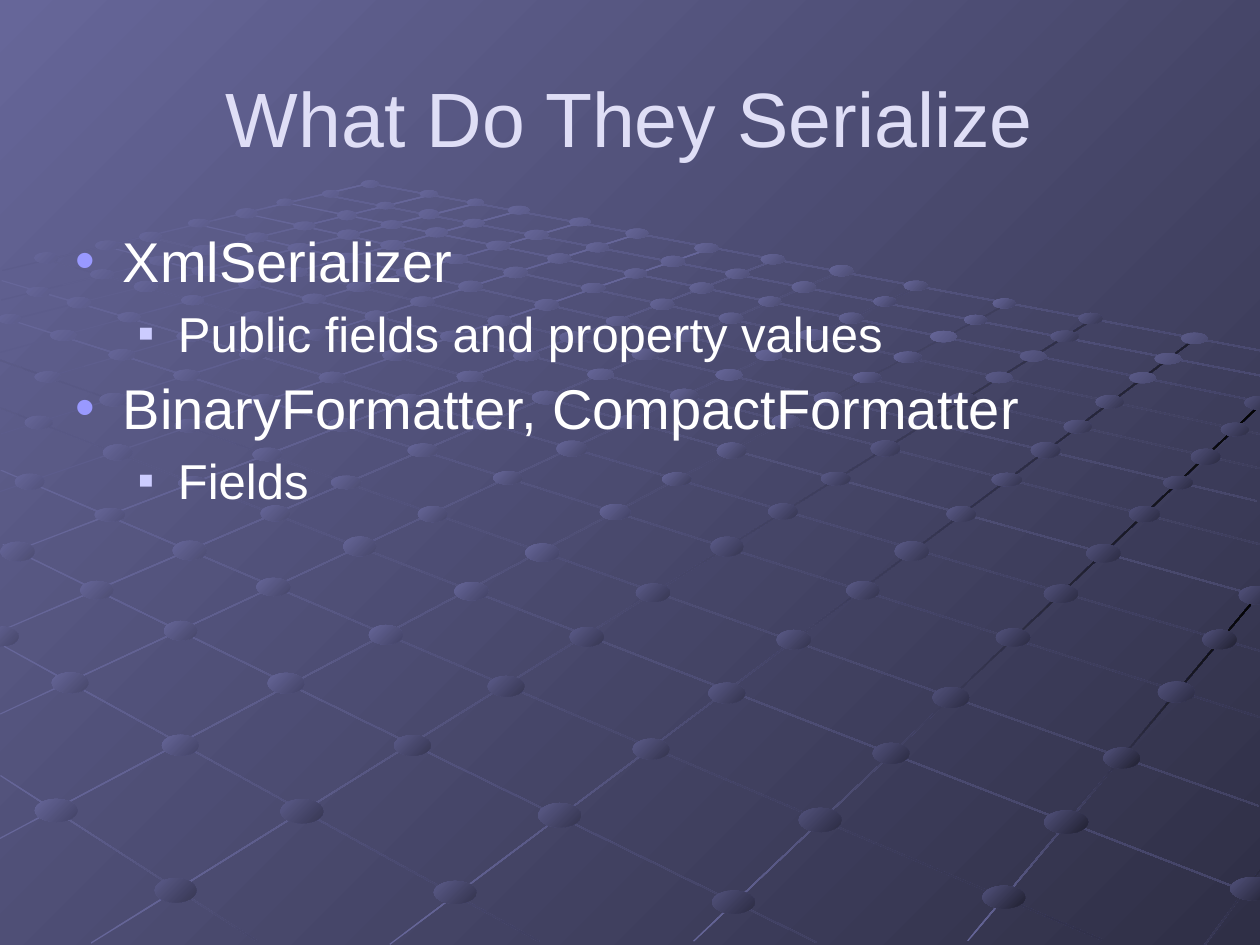
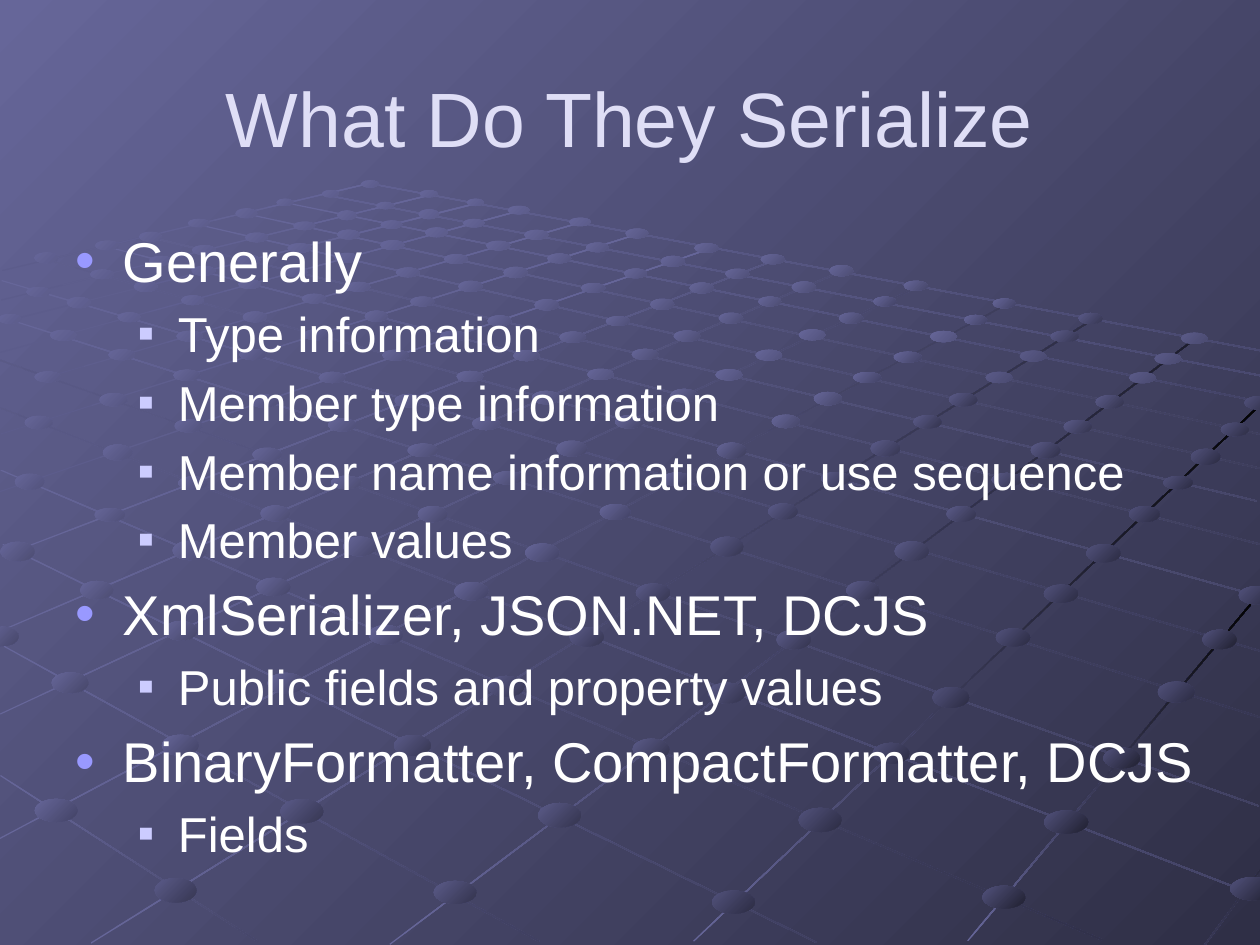
Before and after one commit to gregsohl/.NetSerialization-Presentation, a slide deck: slide 6 of .NET Serialization.pptx. Drawn at 1260x945 pixels with LibreOffice and Linux fonts; fonts in the diff are those of the drawing. Boxes give left, top, right and bottom in pixels: in the first picture for what was removed or moved away, otherwise in the second. Text is boxed around its words. In the diff, an @@ line names an element or a change of style, - is before the commit and + after.

Commit message:
Basic examples return serialized data

```diff
--- a/.NET Serialization.pptx
+++ b/.NET Serialization.pptx
@@ text at (123, 241, 1124, 642): text changed; size 32 to 28 pt @@
-• XmlSerializer
+• Generally
+  ■ Type information
+  ■ Member type information
+  ■ Member name information or use sequence
+  ■ Member values
+• XmlSerializer, JSON.NET, DCJS
@@ text at (123, 741, 1193, 793): text changed @@
-• BinaryFormatter, CompactFormatter
+• BinaryFormatter, CompactFormatter, DCJS
```
Also in this commit, not shown: 4 other slides changed, 8 other files.
